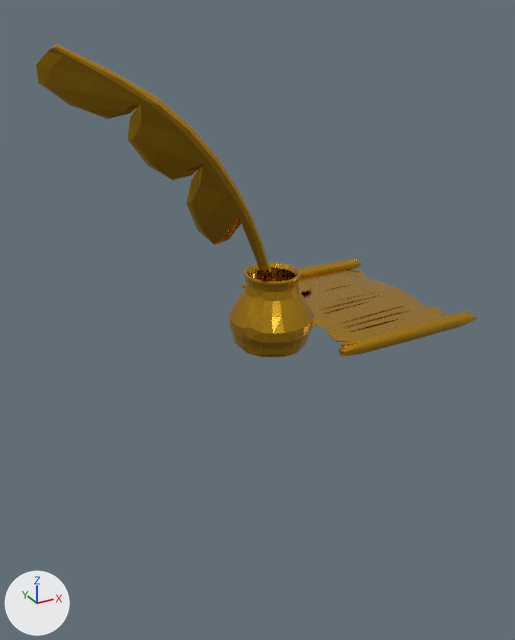
What one commit did to the glTF model public/assets/models/gold/literature.glb.
Both versions are drawn from a 50 mm camera at (-0.79, -1.436, 0.399) aimed at (-0.015, -0.026, -0.305). Every picture has the same lights, and +X, +Y and +Z are marked at lower left. The first picture is the older version. Where no turn or scale is listed for an object, it has been applied to the vertices.

In view in the first picture: 'Node'.
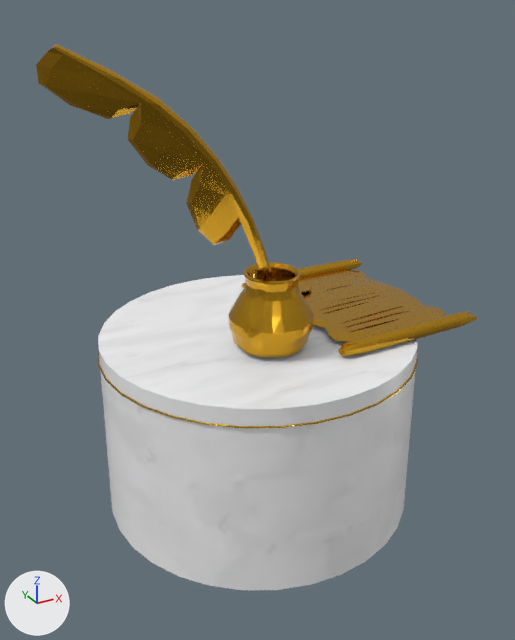
The newer file is also rescaled (x0.865), turned or shifted as a whole; pictures and numbers use the older file's frame.

Changed parts and their boxes [x1, y1, x2, y2] in the pictures (515 x 640 px):
'marble_column', added
    after: [98, 275, 417, 590]
'gold_inlay_ring', added
    after: [98, 350, 418, 428]

What changed in the scene script:
```text
Add img_image_0:
    img_image_0 = load_image('Image_0', '_unpacked/Image_0', 384, 72, 'sRGB')
Add mat_base__polished_gold:
    mat_base__polished_gold = principled_material('base__polished_gold')
    mat_base__polished_gold.base_color = (0.694, 0.376, 0.0252)  # orange #d9a52c
    mat_base__polished_gold.metallic = 0.95
    mat_base__polished_gold.roughness = 0.19
Add mat_base__white_marble:
    mat_base__white_marble = bpy.data.materials.new('base__white_marble')
    # colours: white #fcfcfd
    # uses the picture img_image_0
Add me_mesh_2:
    me_mesh_2.from_pydata(...)  # a torus around z (ring radius 0.397, tube radius 0.004) spanning x -0.399..0.399, y -0.399..0.399, z -0.003..0.003
    me_mesh_2.materials.append(mat_base__polished_gold)  # orange #d9a52c
Add me_mesh_1:
    me_mesh_1.from_pydata(...)  # a 32-sided cut cone along z (radius 0.401 at the low end, 0.394 at the high end) spanning x -0.401..0.401, y -0.401..0.401, z -0.236..0.236
    me_mesh_1.materials.append(mat_base__white_marble)
Add ob_gold_inlay_ring:
    ob_gold_inlay_ring = bpy.data.objects.new('gold_inlay_ring', me_mesh_2)
    ob_gold_inlay_ring.location = (0.0, 0.0, -0.384)
Add ob_marble_column:
    ob_marble_column = bpy.data.objects.new('marble_column', me_mesh_1)
    ob_marble_column.location = (0.0, 0.0, -0.578)
```
